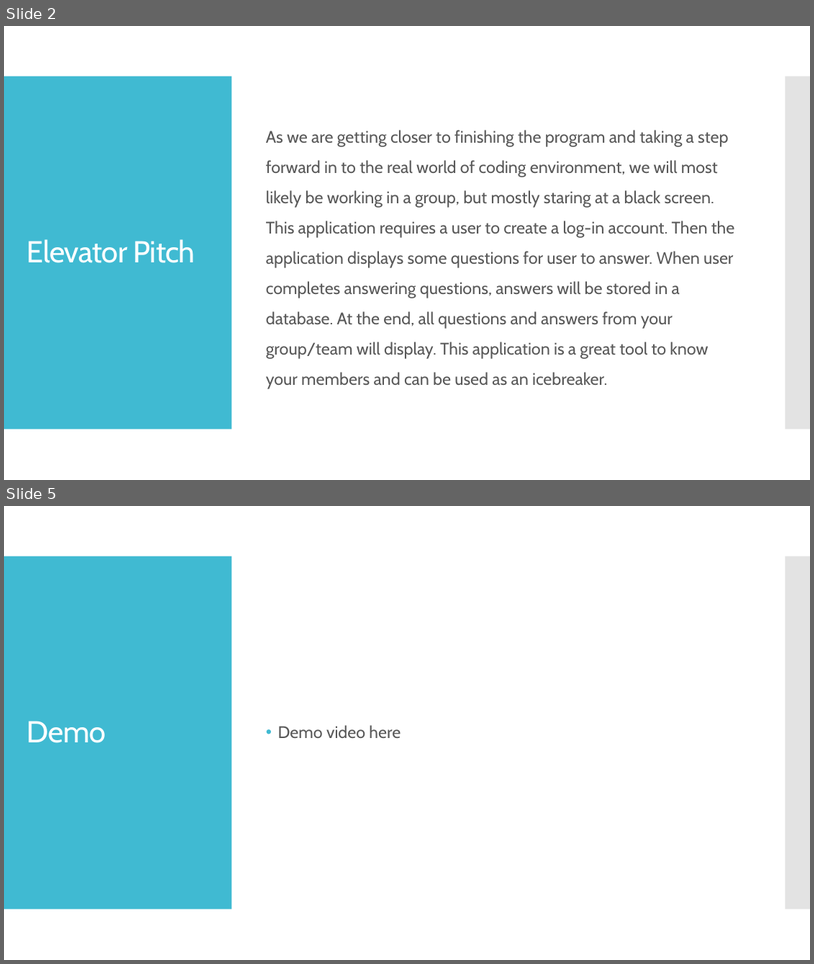
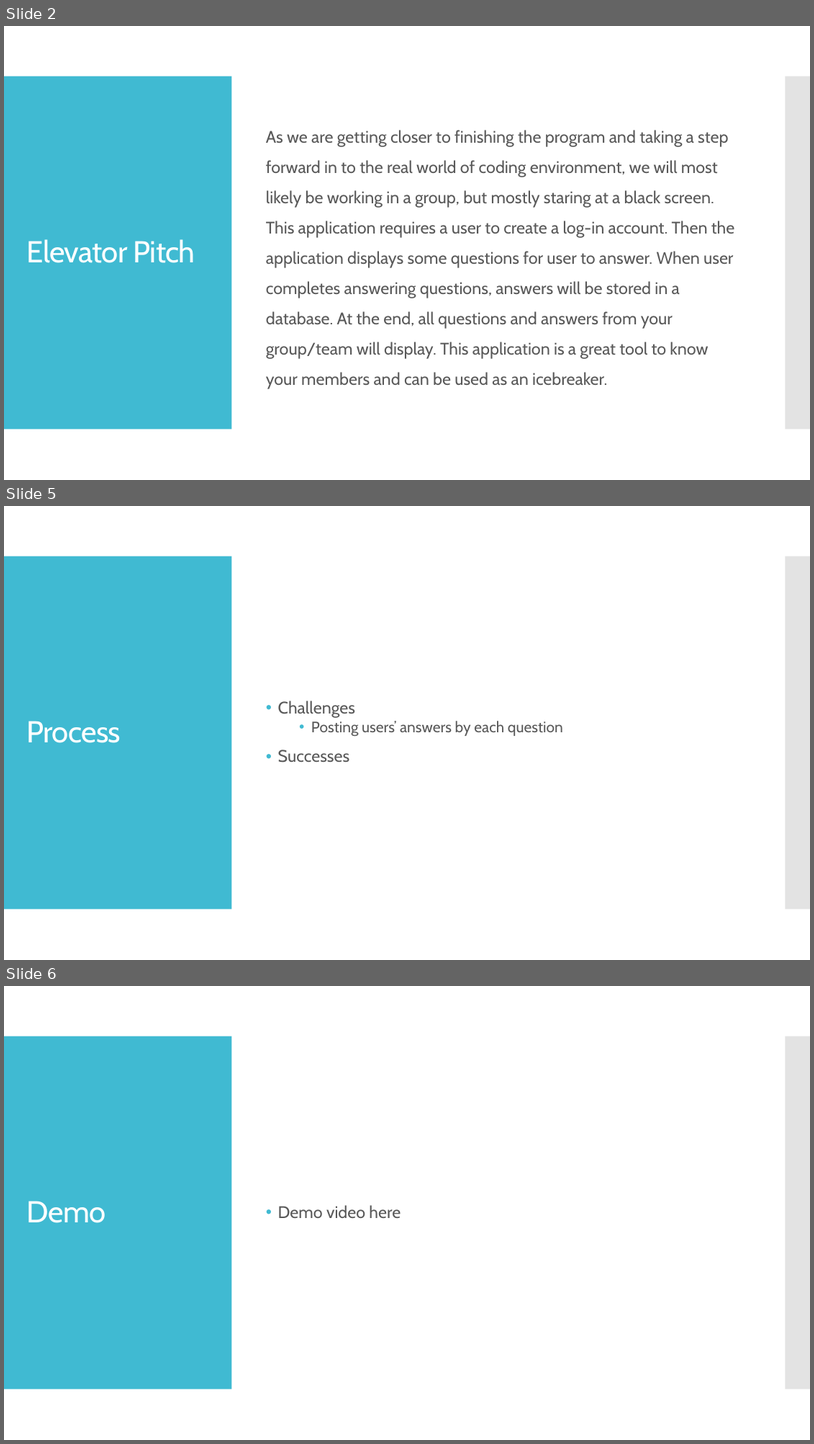
Before and after one commit to aguerra1508/Project2, a slide deck: whoDisHere.pptx. Shown one above the other, each under a label of ours: slides 2 and 5 before the commit, slides 2, 5 and 6 after it; the slides between them are not shown. The pictures are 814x964 and 814x1444 pixels, drawn with LibreOffice and Linux fonts; fonts in the diff are those of the drawing. Boxes give left, top, right and bottom in pixels: in the first picture for what was removed or moved away, otherwise in the second. Text is boxed around its words. In the diff, an @@ line names an element or a change of style, - is before the commit and + after.

```diff
--- a/whoDisHere.pptx
+++ b/whoDisHere.pptx
@@ slide 5 added at (4, 506, 810, 960), background #FFFFFF; not listed: 2 template elements that a slide beside it also shows @@
@@ title added at (27, 721, 121, 743), 36 pt, text #FFFFFF @@
+Process
@@ text added at (278, 700, 563, 762), 18 pt, text #595959 @@
+• Challenges
+  • Posting users’ answers by each question
+• Successes
@@ what was slide 5 is now slide 6 @@
```
Also in this commit, not shown: 3 slides changed, 4 other files.
